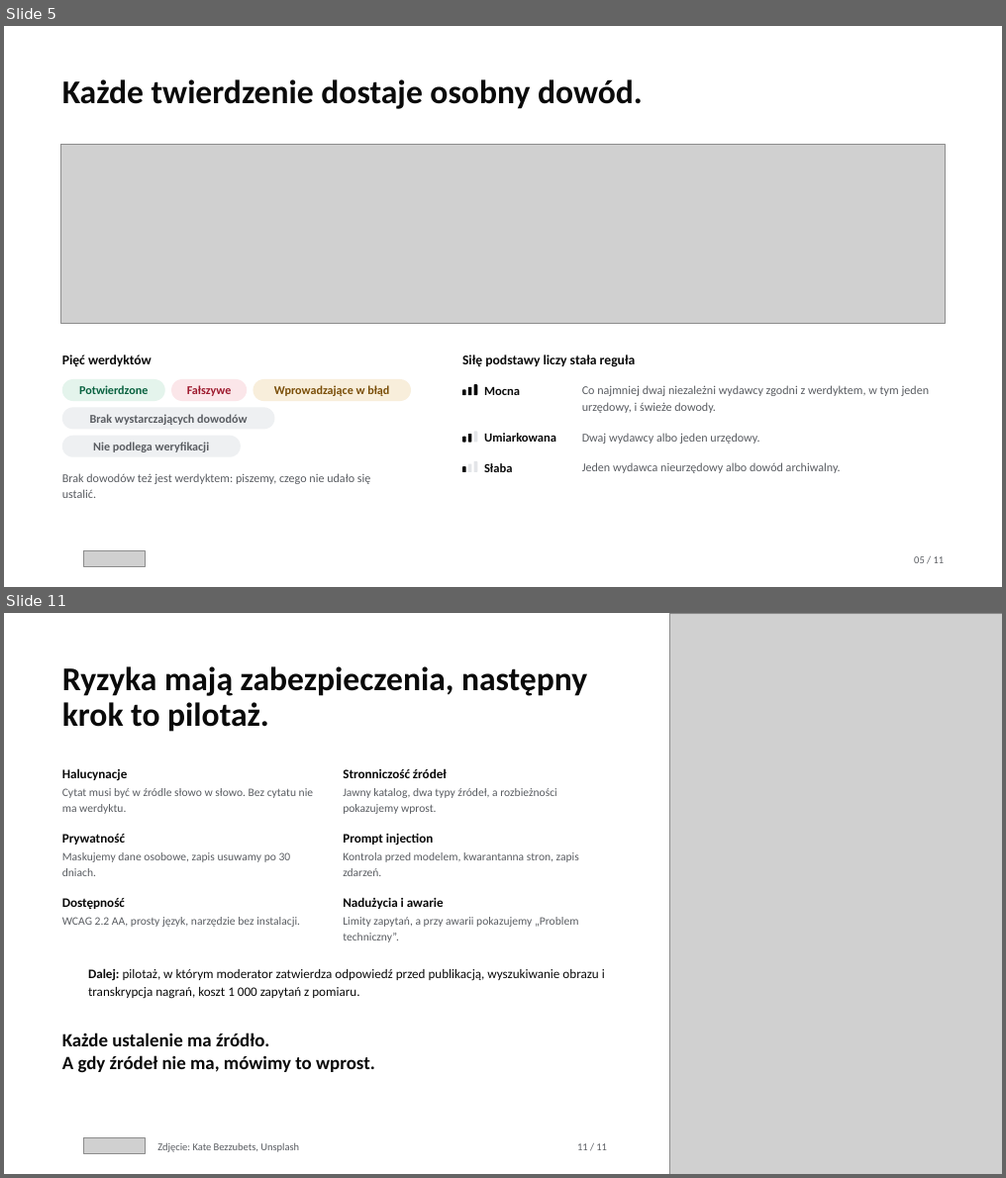
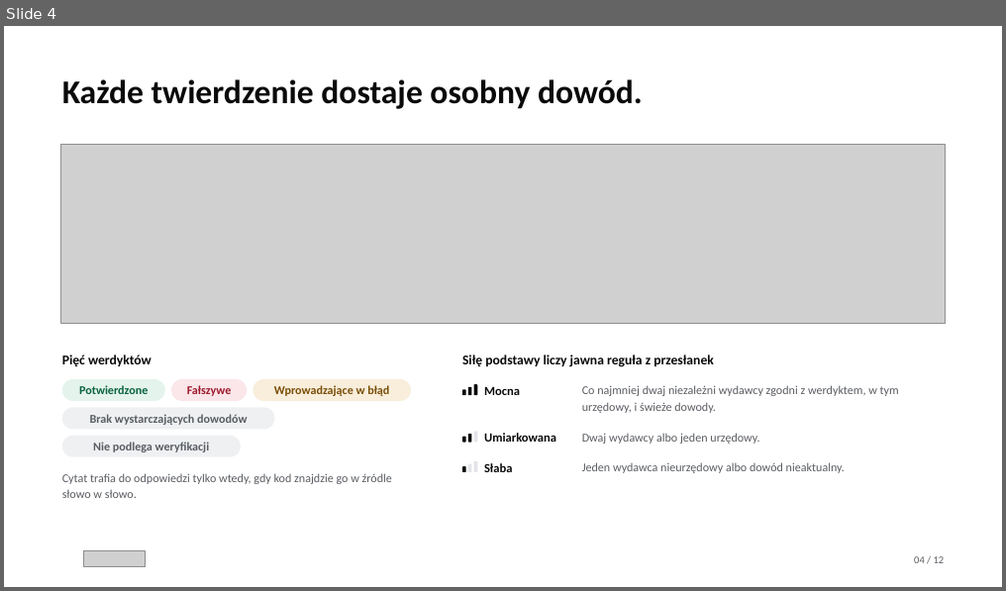
Before and after one commit to Meritum-HackNation2026/meritum-marketing, a slide deck: deck/meritum-deck.pptx. Shown one above the other, each under a label of ours: slides 5 and 11 before the commit, slide 4 after it; the slides between them are not shown. The pictures are 1006x1178 and 1006x591 pixels, drawn with LibreOffice and Linux fonts; fonts in the diff are those of the drawing; grey boxes stand for pictures; background and template pictures are left out. Boxes give left, top, right and bottom in pixels: in the first picture for what was removed or moved away, otherwise in the second. Text is boxed around its words. In the diff, an @@ line names an element or a change of style, - is before the commit and + after.

Commit message:
feat: decki pokazują zmierzone wyniki, koszty i skalowanie z arkusza Excel (#27)
* feat(docs): arkusz kosztów i wyników ma siedem przebiegów benchmarku i mapę liczb ze slajdów (#21)

Arkusz docs/meritum-koszty-i-wyniki.xlsx buduje build_workbook.py z raportów
meritum-worker (origin/develop 4cf906d). Ostatni przebieg to 7b: macro-F1 0,82
w raporcie i 0,65 liczone ściśle, pokrycie cytatami 90%, mediana 50 s.
Arkusz „Liczby na slajdach” podaje komórkę każdej liczby z decków, a test
tests/test_deck_numbers.py sprawdza, że slajdy i arkusz się zgadzają.
koszty-i-skalowanie.md mówi, skąd różnica wobec wcześniejszych szacunków.

* docs(deck): główny pitch zespołu jako wzorzec do porównań (#21)

Plik od Ani z 22.11.2026 leży w deck/wzorzec bez zmian. README mówi, czym
jest i dlaczego jego liczby o kosztach różnią się od arkusza.

* feat(deck): oba decki pokazują zmierzone wyniki, koszty, skalowanie i diagram kontenerów (#21)

Oba decki mają 12 slajdów w tej samej kolejności. Slajd z wynikami pokazuje
przebieg 7b przy każdym celu, także tam, gdzie celu nie spełniamy. Doszły
slajdy o kosztach według poziomu przyjęcia i o skalowaniu, każdy z linkiem
do arkusza. Slajd o użytkownikach wszedł do slajdu o kanałach, a pasek
postępu i strona wstrzymania do jednego slajdu z wynikiem.
Pełny diagram kontenerów, siedem przebiegów i prognoza są w dodatku
(deck/meritum-own/dodatek.html) poza limitem 12 slajdów.
Deck zespołu wycina tabele z liczbami z index.html, więc liczby w obu
deckach są te same.

* fix(deck): slajd z wynikami pokazuje cel i pomiar bez etykiet „spełniony / niespełniony” (#21)

Z tabeli na slajdzie 9 w obu deckach zniknęła kolumna z oceną. Cel z treści
zadania i wartość z przebiegu 7b stoją obok siebie. Przy prompt injection
została kreska, a pod nazwą miernika jest dopisek „nie zmierzono”.

Tytuł slajdu to „Wyniki z przebiegu 7b: 64 twierdzenia, 53 trafne werdykty.”,
a podtytuł podaje już tylko datę, 11 wstrzymań i 0 błędów technicznych.
Zdania o spełnianiu celów wypadły też z notatek prowadzącego do slajdów 9
i 12, z tekstu alternatywnego tabeli i z README. Test sprawdza dopisek
„nie zmierzono”. Arkusz i dodatek są bez zmian.

```diff
--- a/deck/meritum-deck.pptx
+++ b/deck/meritum-deck.pptx
@@ slide 11 removed at (4, 613, 1002, 1174), background #FFFFFF @@
@@ picture removed at (669, 613, 1002, 1174) @@
@@ text removed at (62, 666, 587, 732) @@
-Ryzyka mają zabezpieczenia, następny krok to pilotaż.
@@ text removed at (62, 768, 128, 781) @@
-Halucynacje
@@ text removed at (62, 788, 313, 814) @@
-Cytat musi być w źródle słowo w słowo. Bez cytatu nie ma werdyktu.
@@ text removed at (343, 768, 447, 778) @@
-Stronniczość źródeł
@@ text removed at (343, 788, 557, 814) @@
-Jawny katalog, dwa typy źródeł, a rozbieżności pokazujemy wprost.
@@ text removed at (62, 834, 125, 845) @@
-Prywatność
@@ text removed at (343, 833, 433, 846) @@
-Prompt injection
@@ text removed at (62, 853, 291, 876) @@
-Maskujemy dane osobowe, zapis usuwamy po 30 dniach.
@@ text removed at (343, 853, 579, 876) @@
-Kontrola przed modelem, kwarantanna stron, zapis zdarzeń.
@@ text removed at (62, 898, 125, 909) @@
-Dostępność
@@ text removed at (343, 897, 444, 909) @@
-Nadużycia i awarie
@@ text removed at (62, 917, 300, 927) @@
-WCAG 2.2 AA, prosty język, narzędzie bez instalacji.
@@ text removed at (343, 917, 578, 943) @@
-Limity zapytań, a przy awarii pokazujemy „Problem techniczny”.
@@ text removed at (88, 968, 605, 999) @@
-Dalej: pilotaż, w którym moderator zatwierdza odpowiedź przed publikacją, wyszukiwanie obrazu i transkrypcja nagrań, koszt 1 000 zapytań z pomiaru.
@@ text removed at (62, 1033, 375, 1072) @@
-Każde ustalenie ma źródło.
-A gdy źródeł nie ma, mówimy to wprost.
@@ picture removed at (84, 1138, 145, 1154) @@
@@ text removed at (157, 1144, 299, 1153) @@
-Zdjęcie: Kate Bezzubets, Unsplash
@@ text removed at (577, 1144, 607, 1151) @@
-11 / 11
@@ what was slide 5 is now slide 4 @@
@@ slide 4 changed as well @@
@@ text at (462, 355, 714, 368): text changed @@
-Siłę podstawy liczy stała reguła
+Siłę podstawy liczy jawna reguła z przesłanek
@@ text at (582, 385, 899, 413): text changed @@
-Co najmniej dwaj niezależni wydawcy zgodni z werdyktem, w tym jeden urzędowy, i świeże dowody.
+Co najmniej dwaj niezależni wydawcy zgodni z werdyktem, w tym urzędowy, i świeże dowody.
@@ text at (582, 463, 845, 473): text changed @@
-Jeden wydawca nieurzędowy albo dowód archiwalny.
+Jeden wydawca nieurzędowy albo dowód nieaktualny.
@@ text at (62, 473, 392, 498): text changed @@
-Brak dowodów też jest werdyktem: piszemy, czego nie udało się ustalić.
+Cytat trafia do odpowiedzi tylko wtedy, gdy kod znajdzie go w źródle słowo w słowo.
@@ text at (914, 557, 944, 564): text changed @@
-05 / 11
+04 / 12
```
Also in this commit, not shown: 4 other slides changed, 7 slides added, 5 other slides removed, 45 other files.
